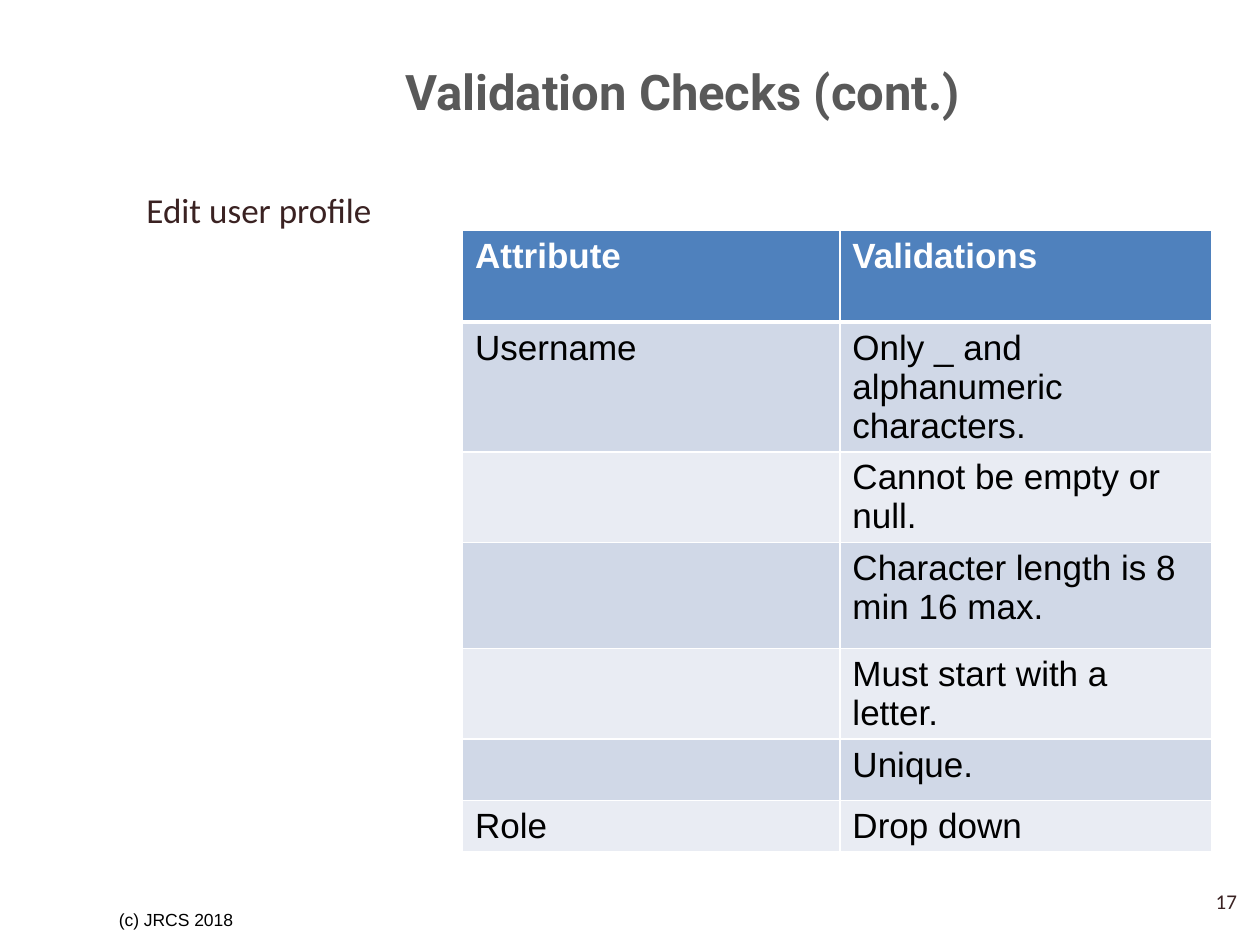
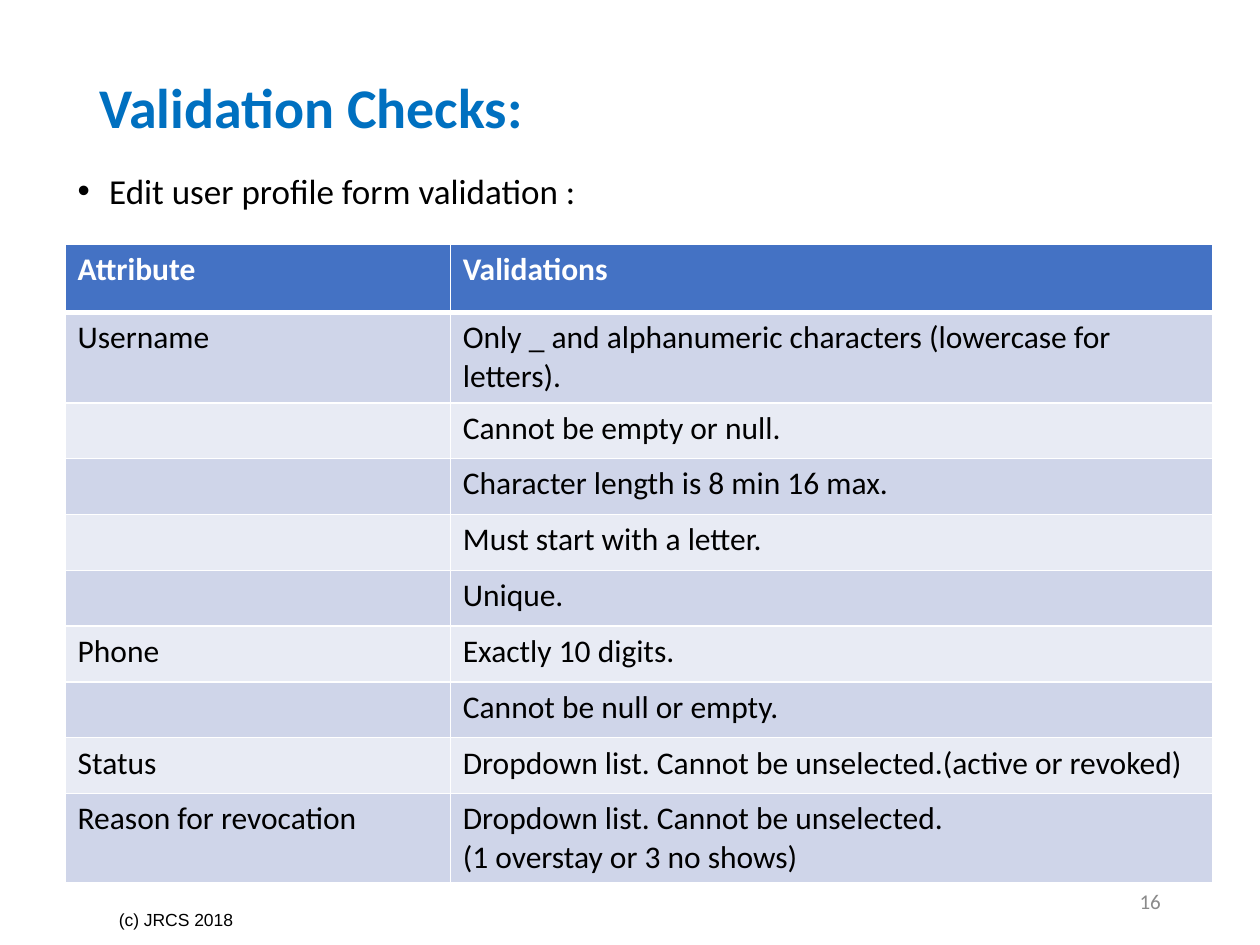
Before and after one commit to SrihariShastry/UTA_Parking, a slide deck: slide 16 of Project_Analysis_Team_3/Validation Checks and Rules Tables.pptx (slide 17 before the commit). Drawn at 1260x945 pixels with LibreOffice and Linux fonts; fonts in the diff are those of the drawing; background and template pictures are left out. Boxes give left, top, right and bottom in pixels: in the first picture for what was removed or moved away, otherwise in the second. Text is boxed around its words. In the diff, an @@ line names an element or a change of style, - is before the commit and + after.

Commit message:
Reviewed validations and rules ppt

```diff
--- a/Project_Analysis_Team_3/Validation Checks and Rules Tables.pptx
+++ b/Project_Analysis_Team_3/Validation Checks and Rules Tables.pptx
@@ title at [99,88,522,129]: text changed; size 28 to 32 pt; font Roboto to Calibri; text colour #595959 to #0070C0 @@
-Validation Checks (cont.)
+Validation Checks:
@@ text at [109,179,558,210]: text changed; text colour #3A2222 to #000000 @@
-Edit user profile
+• Edit user profile form validation :
@@ table at [66,244,1213,882] @@
-row 2, column 2: Only _ and alphanumeric characters.
+row 2, column 2: Only _ and alphanumeric characters (lowercase for letters).
-row 7: Role | Drop down
+row 7: Phone | Exactly 10 digits.
+row 8:  | Cannot be null or empty.
+row 9: Status | Dropdown list. Cannot be unselected.(active or revoked)
+row 10: Reason for revocation | Dropdown list. Cannot be unselected. / (1 overstay or 3 no shows)
@@ table: place and size @@
-table at [462,231,1212,849]
+table at [66,244,1213,882]
@@ page number added at [1140,895,1161,909], 12 pt, text #8C8C8C @@
+16
@@ page number removed at [1216,895,1237,909] @@
-17
```
Also in this commit, not shown: 10 other slides changed, 11 slides added, 13 slides removed, 9 other files.
